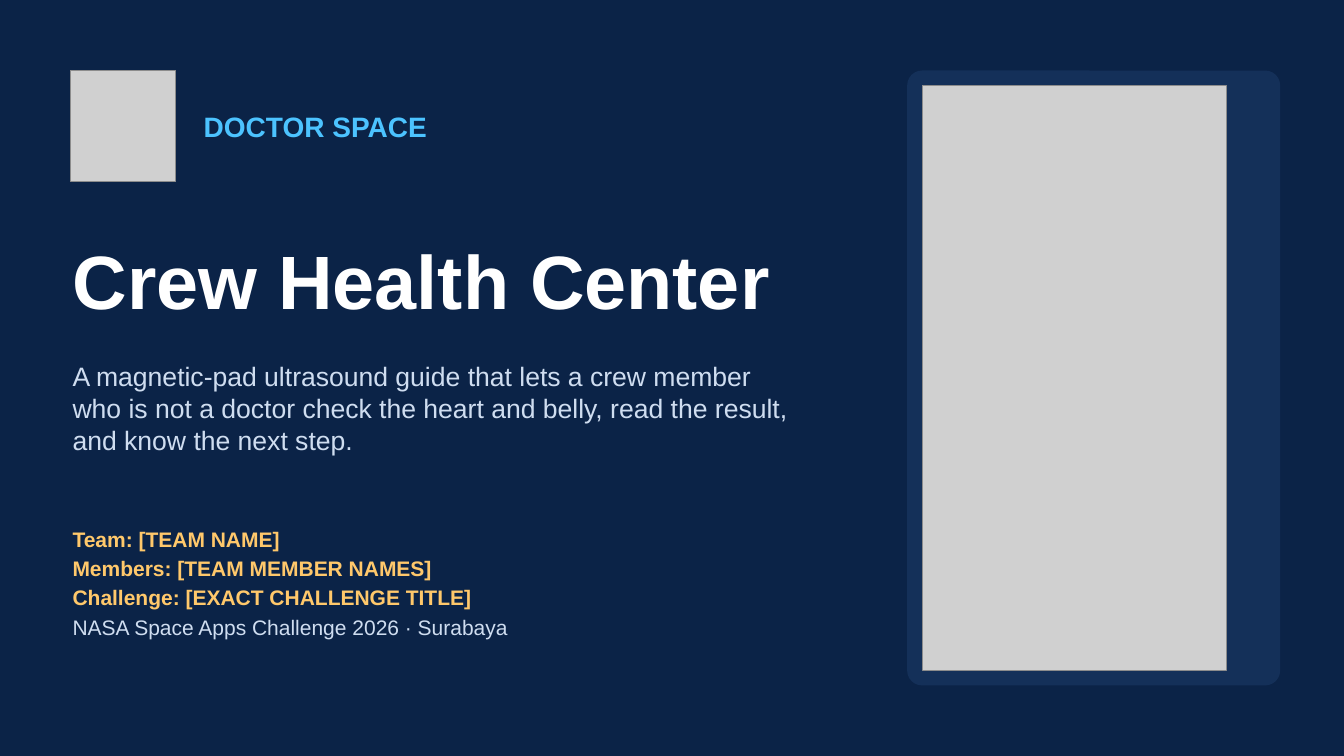
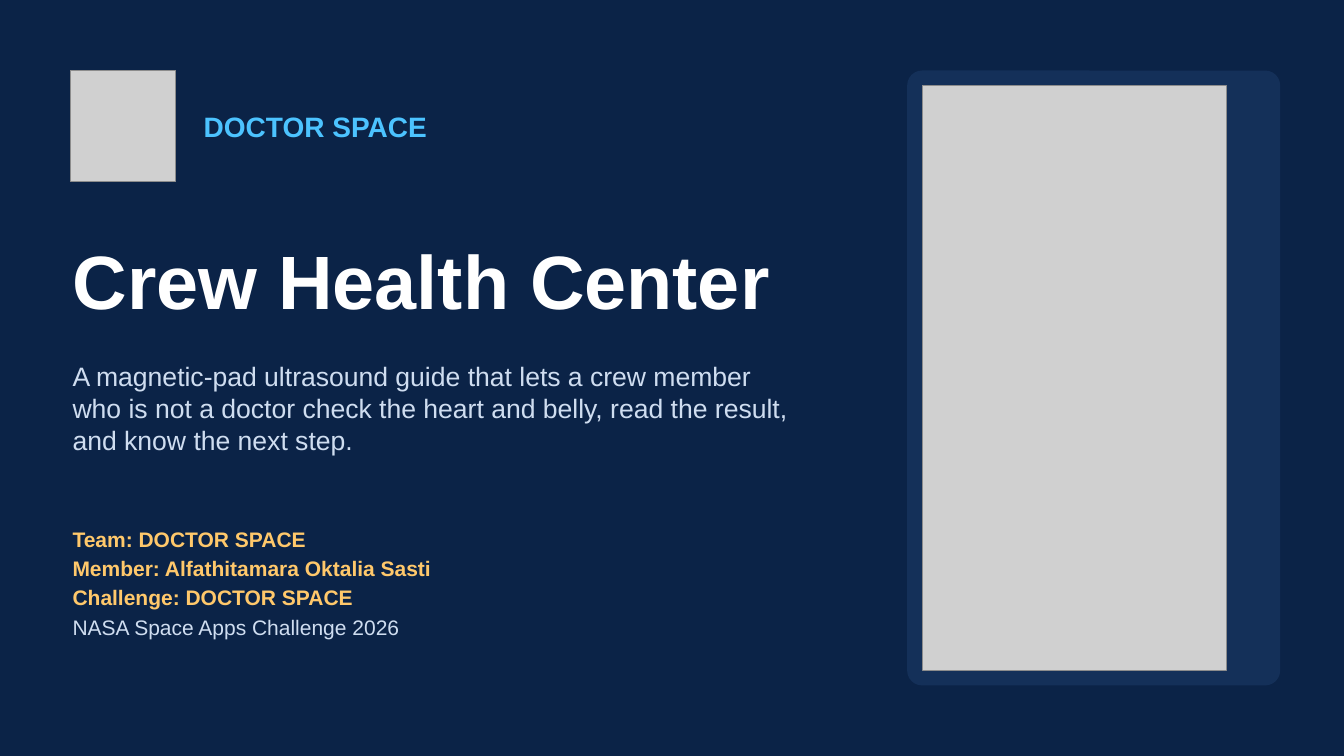
Before and after one commit to alfathitamara/Doctor-Space, a slide deck: slide 1 of deck/Doctor_Space_NASA_SpaceApps_2026.pptx. Drawn at 1344x756 pixels with LibreOffice and Linux fonts; fonts in the diff are those of the drawing; grey boxes stand for pictures. Boxes give left, top, right and bottom in pixels: in the first picture for what was removed or moved away, otherwise in the second. Text is boxed around its words. In the diff, an @@ line names an element or a change of style, - is before the commit and + after.

```diff
--- a/deck/Doctor_Space_NASA_SpaceApps_2026.pptx
+++ b/deck/Doctor_Space_NASA_SpaceApps_2026.pptx
@@ text at [73,532,431,639]: text changed @@
-Team: [TEAM NAME]
-Members: [TEAM MEMBER NAMES]
-Challenge: [EXACT CHALLENGE TITLE]
-NASA Space Apps Challenge 2026 · Surabaya
+Team: DOCTOR SPACE
+Member: Alfathitamara Oktalia Sasti
+Challenge: DOCTOR SPACE
+NASA Space Apps Challenge 2026
```
Also in this commit, not shown: 1 other file.
